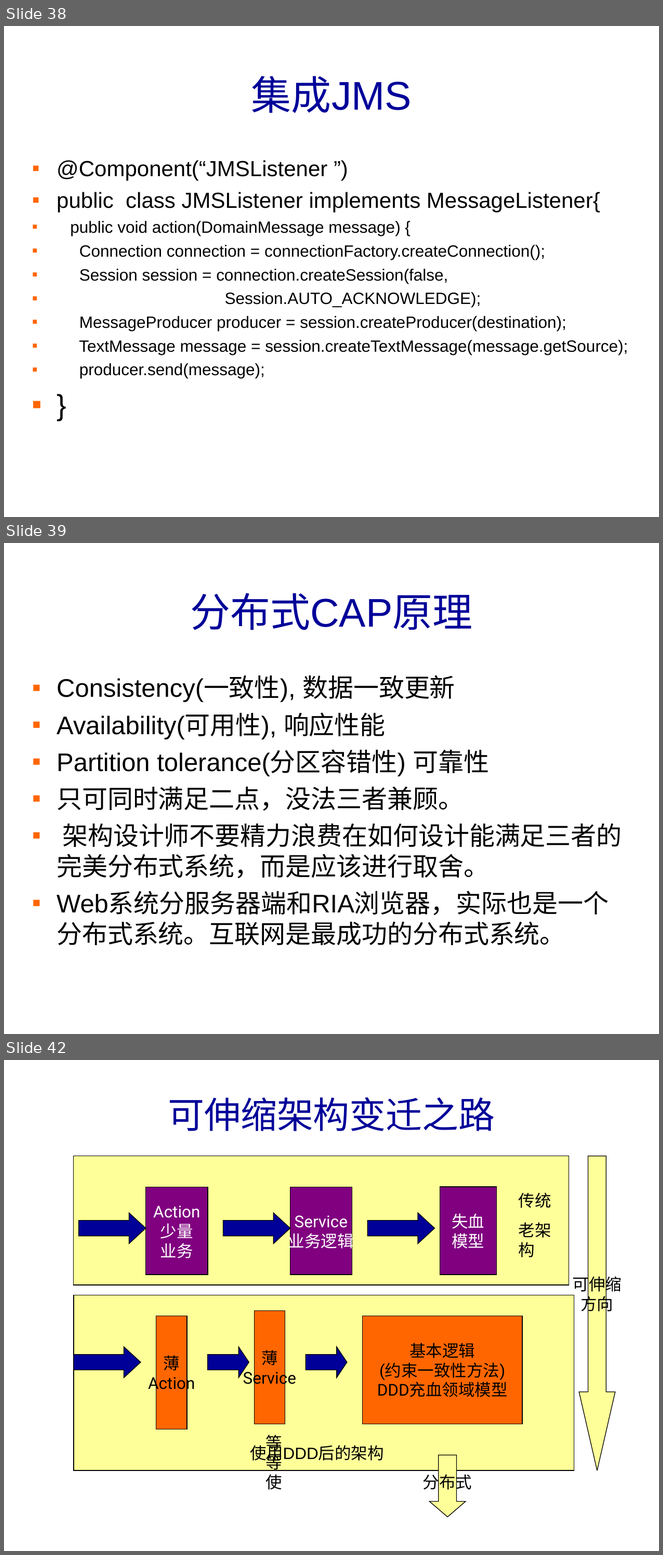
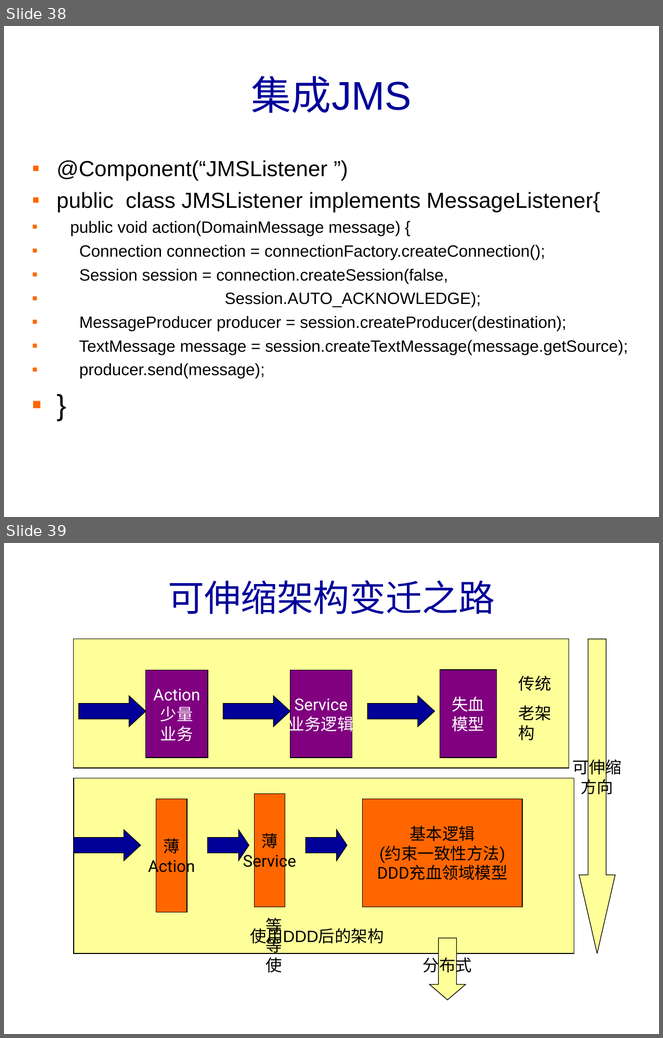
Before and after one commit to banq/jdonframework, a slide deck: doc/chinese/JdonFramework.ppt. Shown one above the other, each under a label of ours: slides 38, 39 and 42 before the commit, slides 38 and 39 after it; the slides between them are not shown. The pictures are 663x1555 and 663x1038 pixels, drawn with LibreOffice and Linux fonts; fonts in the diff are those of the drawing; background and template pictures are left out. Boxes give left, top, right and bottom in pixels: in the first picture for what was removed or moved away, otherwise in the second. Text is boxed around its words. In the diff, an @@ line names an element or a change of style, - is before the commit and + after.

```diff
--- a/doc/chinese/JdonFramework.ppt
+++ b/doc/chinese/JdonFramework.ppt
@@ slide 39 removed at [4,543,659,1034], background picture (left out) @@
@@ title removed at [190,593,473,630] @@
-分布式CAP原理
@@ text removed at [57,675,622,945] @@
-▪ Consistency(一致性), 数据一致更新
-▪ Availability(可用性), 响应性能
-▪ Partition tolerance(分区容错性) 可靠性
-▪ 只可同时满足二点，没法三者兼顾。
-▪ 架构设计师不要精力浪费在如何设计能满足三者的完美分布式系统，而是应该进行取舍。
-▪ Web系统分服务器端和RIA浏览器，实际也是一个分布式系统。互联网是最成功的分布式系统。
@@ what was slide 42 is now slide 39 @@
```
Also in this commit, not shown: 2 other slides removed, 1 other file.
